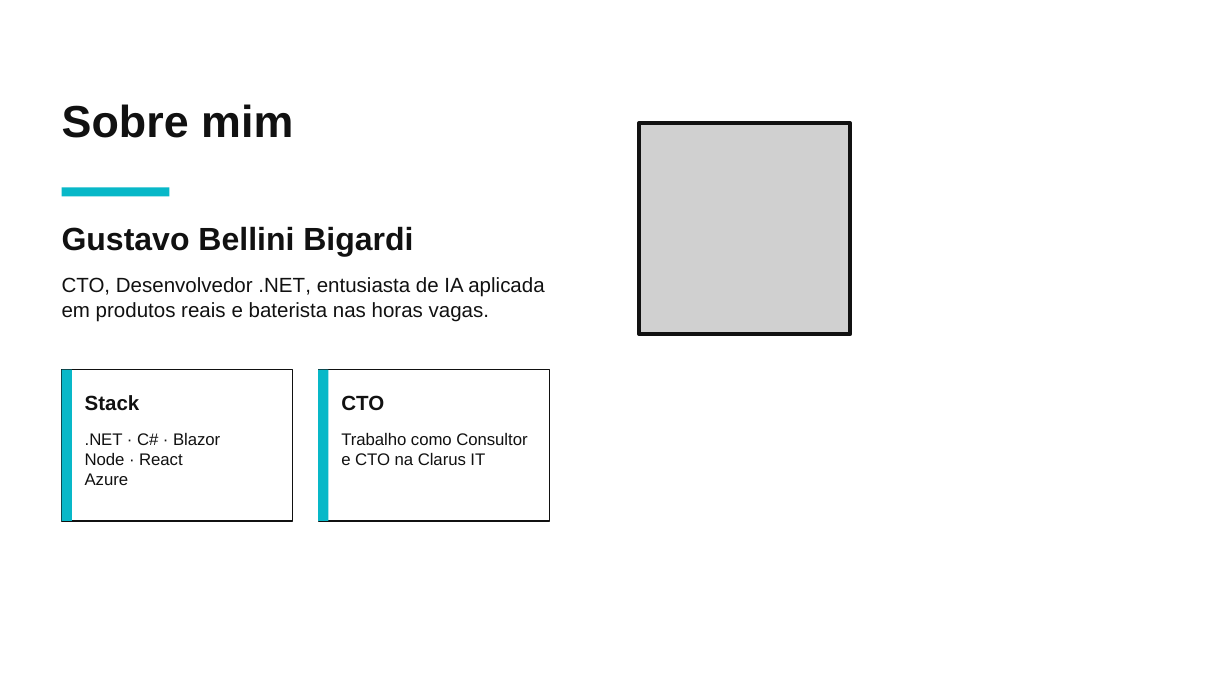
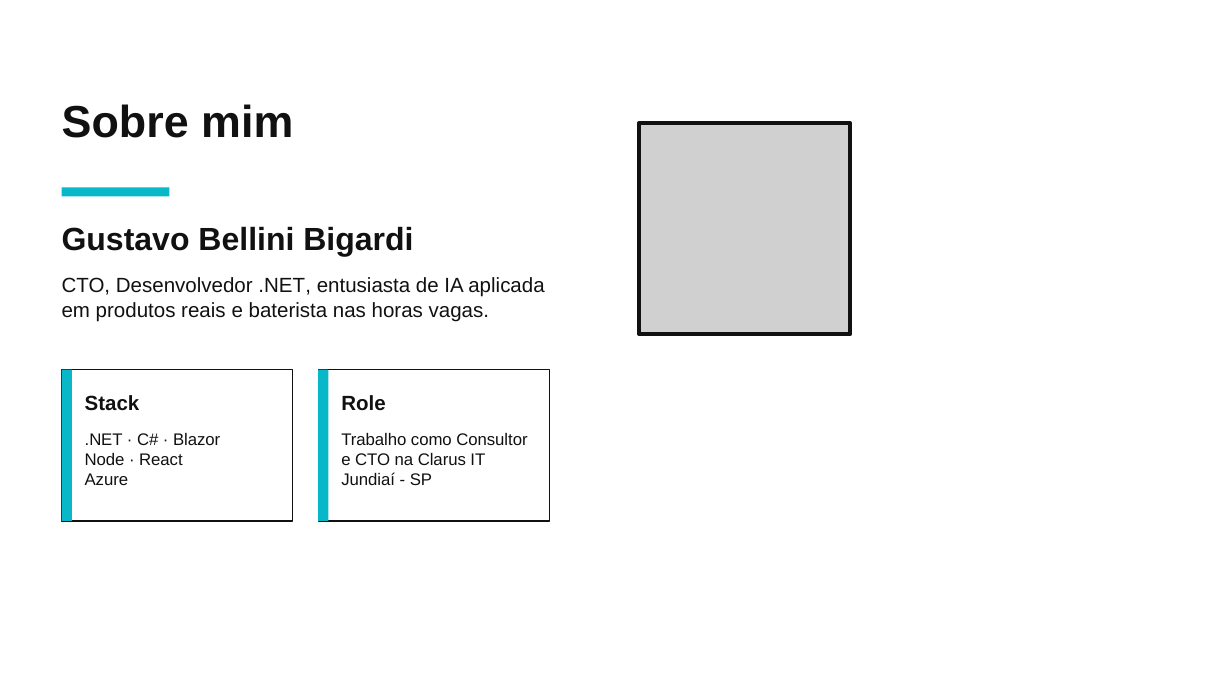
Before and after one commit to gustavobigardi/mvpconf-blazor-agent-workflow, a slide deck: slide 3 of workflows-multi-agent-microsoft-agent-workflow-mvp-conf-sorocaba.pptx. Drawn at 1232x693 pixels with LibreOffice and Linux fonts; fonts in the diff are those of the drawing; grey boxes stand for pictures; background and template pictures are left out. Boxes give left, top, right and bottom in pixels: in the first picture for what was removed or moved away, otherwise in the second. Text is boxed around its words. In the diff, an @@ line names an element or a change of style, - is before the commit and + after.

Commit message:
update pptx

```diff
--- a/workflows-multi-agent-microsoft-agent-workflow-mvp-conf-sorocaba.pptx
+++ b/workflows-multi-agent-microsoft-agent-workflow-mvp-conf-sorocaba.pptx
@@ text at (341, 395, 385, 411): text changed @@
-CTO
+Role
@@ text at (341, 472, 432, 485): paragraph added @@
+Jundiaí - SP
```
